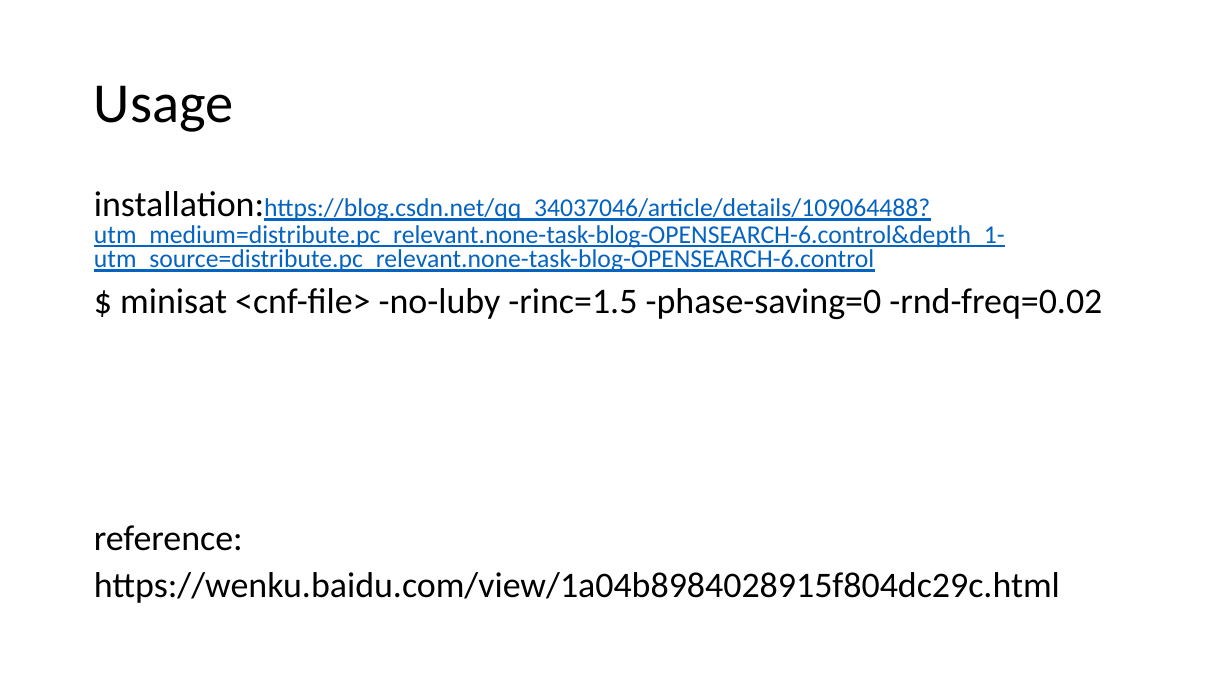
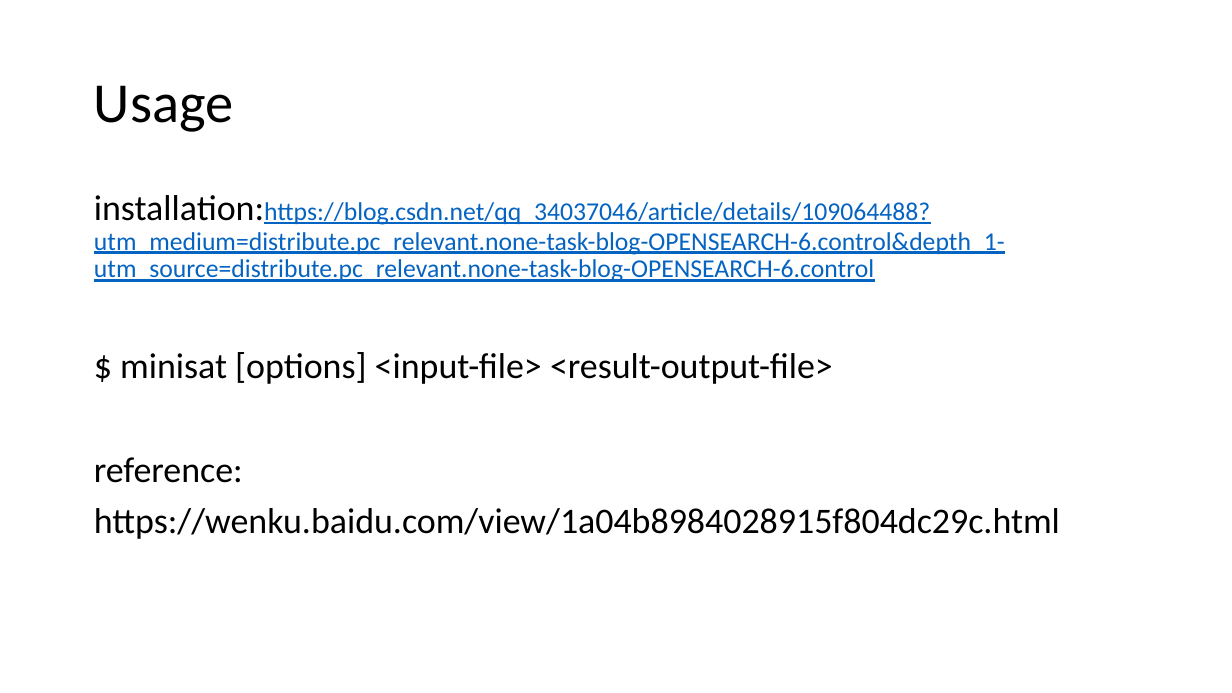
Before and after one commit to bacmive/paper_notes, a slide deck: slide 5 of notes11-sat smt.pptx (slide 4 before the commit). Drawn at 1232x693 pixels with LibreOffice and Linux fonts; fonts in the diff are those of the drawing. Boxes give left, top, right and bottom in pixels: in the first picture for what was removed or moved away, otherwise in the second. Text is boxed around its words. In the diff, an @@ line names an element or a change of style, - is before the commit and + after.

```diff
--- a/notes11-sat smt.pptx
+++ b/notes11-sat smt.pptx
@@ text at (94, 195, 1060, 539): line spacing 0.8 to 0.9 @@
@@ text at (120, 352, 833, 384): text changed @@
-$ minisat <cnf-file> -no-luby -rinc=1.5 -phase-saving=0 -rnd-freq=0.02
+$ minisat [options] <input-file> <result-output-file>
```
Also in this commit, not shown: 1 slide added, 1 other file.
